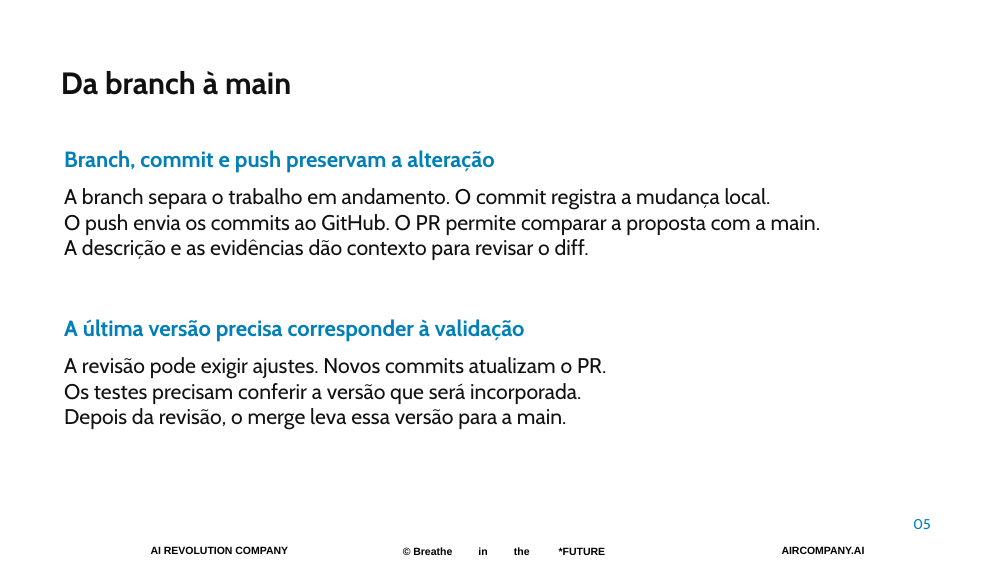
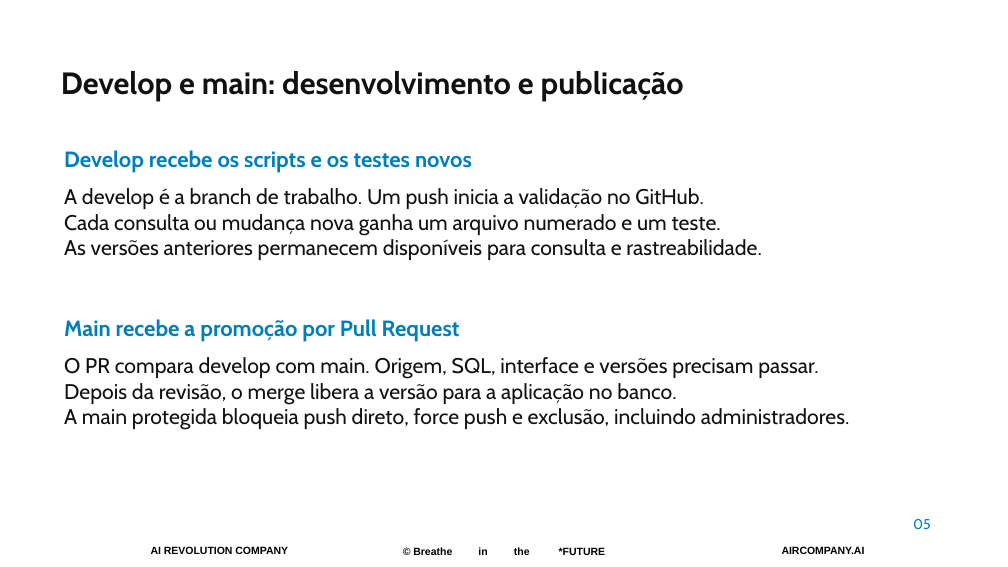
Before and after one commit to pedropalmieri/workshop4-pr-sql-ia, a slide deck: slide 5 of materiais/Workshop4-19nov2026.pptx. Drawn at 1008x567 pixels with LibreOffice and Linux fonts; fonts in the diff are those of the drawing; background and template pictures are left out. Boxes give left, top, right and bottom in pixels: in the first picture for what was removed or moved away, otherwise in the second. Text is boxed around its words. In the diff, an @@ line names an element or a change of style, - is before the commit and + after.

Commit message:
Organiza scripts SQL versionados e promoção develop para main

```diff
--- a/materiais/Workshop4-19nov2026.pptx
+++ b/materiais/Workshop4-19nov2026.pptx
@@ text at [61, 71, 684, 101]: text changed @@
-Da branch à main
+Develop e main: desenvolvimento e publicação
@@ text at [64, 150, 472, 173]: text changed @@
-Branch, commit e push preservam a alteração
+Develop recebe os scripts e os testes novos
@@ text at [64, 188, 761, 260]: text changed @@
-A branch separa o trabalho em andamento. O commit registra a mudança local.
-O push envia os commits ao GitHub. O PR permite comparar a proposta com a main.
-A descrição e as evidências dão contexto para revisar o diff.
+A develop é a branch de trabalho. Um push inicia a validação no GitHub.
+Cada consulta ou mudança nova ganha um arquivo numerado e um teste.
+As versões anteriores permanecem disponíveis para consulta e rastreabilidade.
@@ text at [64, 319, 460, 342]: text changed @@
-A última versão precisa corresponder à validação
+Main recebe a promoção por Pull Request
@@ text at [64, 357, 849, 430]: text changed @@
-A revisão pode exigir ajustes. Novos commits atualizam o PR.
-Os testes precisam conferir a versão que será incorporada.
-Depois da revisão, o merge leva essa versão para a main.
+O PR compara develop com main. Origem, SQL, interface e versões precisam passar.
+Depois da revisão, o merge libera a versão para a aplicação no banco.
+A main protegida bloqueia push direto, force push e exclusão, incluindo administradores.
```
Also in this commit, not shown: 20 other slides changed, 4 slides added, 55 other files.
